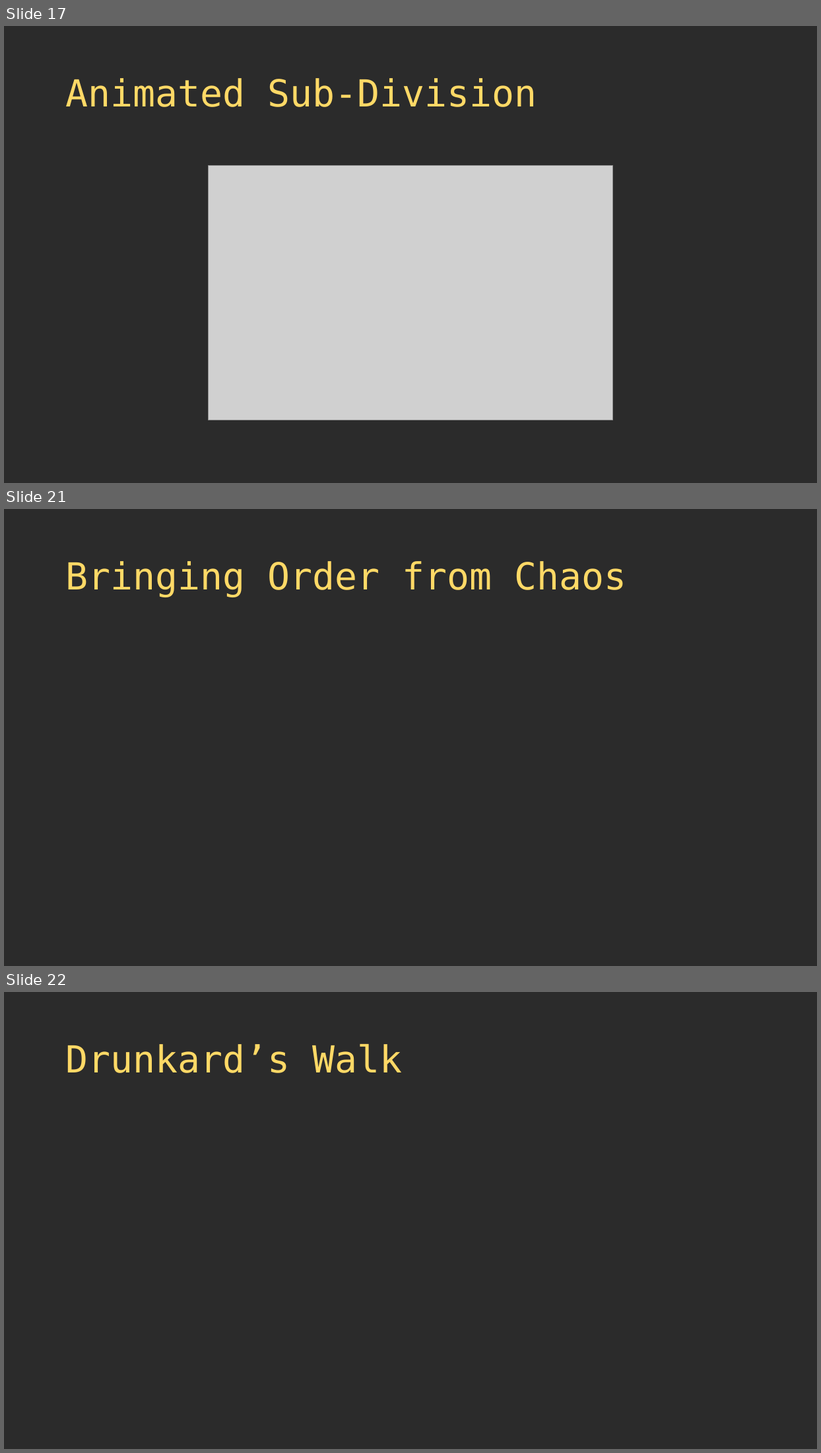
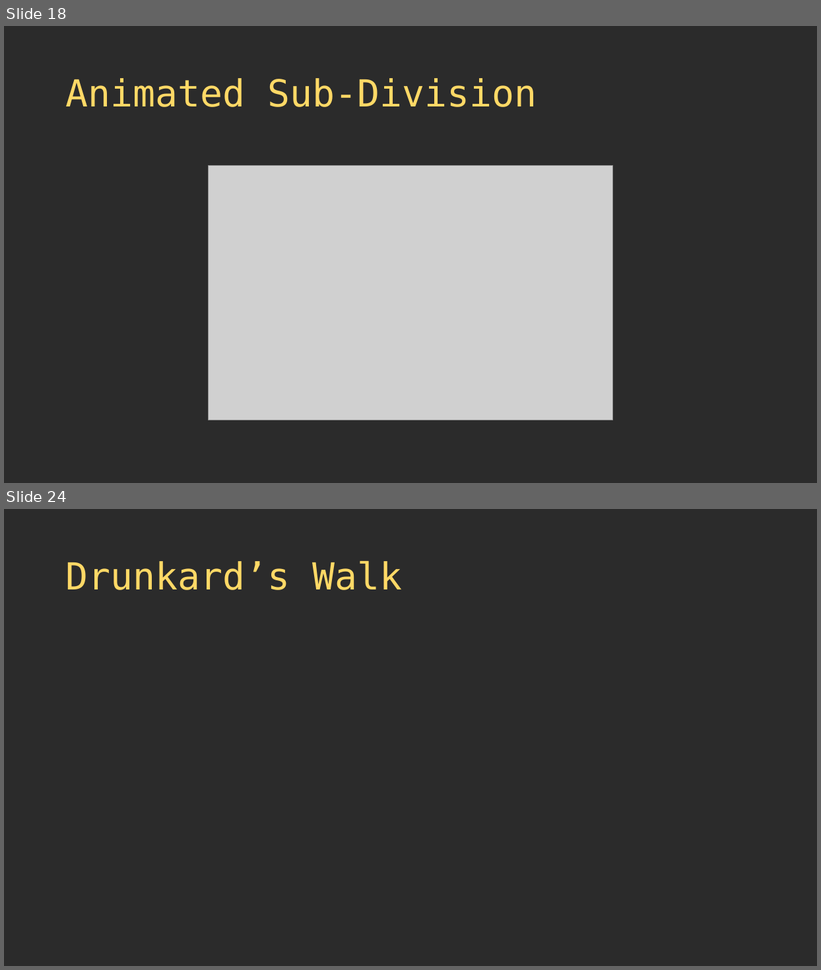
Before and after one commit to thebracket/roguelike-celebration-2020, a slide deck: Procedural Map Generation Techniques.pptx. Shown one above the other, each under a label of ours: slides 17, 21 and 22 before the commit, slides 18 and 24 after it; the slides between them are not shown. The pictures are 821x1453 and 821x970 pixels, drawn with LibreOffice and Linux fonts; fonts in the diff are those of the drawing; grey boxes stand for pictures; background and template pictures are left out; a plain dark background stands for a picture behind light text. Boxes give left, top, right and bottom in pixels: in the first picture for what was removed or moved away, otherwise in the second. Text is boxed around its words. In the diff, an @@ line names an element or a change of style, - is before the commit and + after.

```diff
--- a/Procedural Map Generation Techniques.pptx
+++ b/Procedural Map Generation Techniques.pptx
@@ slide 21 removed at box(4, 509, 817, 966), background picture (left out) @@
@@ title removed at box(66, 561, 627, 597) @@
-Bringing Order from Chaos
@@ what was slide 17 is now slide 18 @@
@@ what was slide 22 is now slide 24 @@
```
Also in this commit, not shown: 2 slides changed, 5 slides added, 2 other slides removed, 6 other files.
